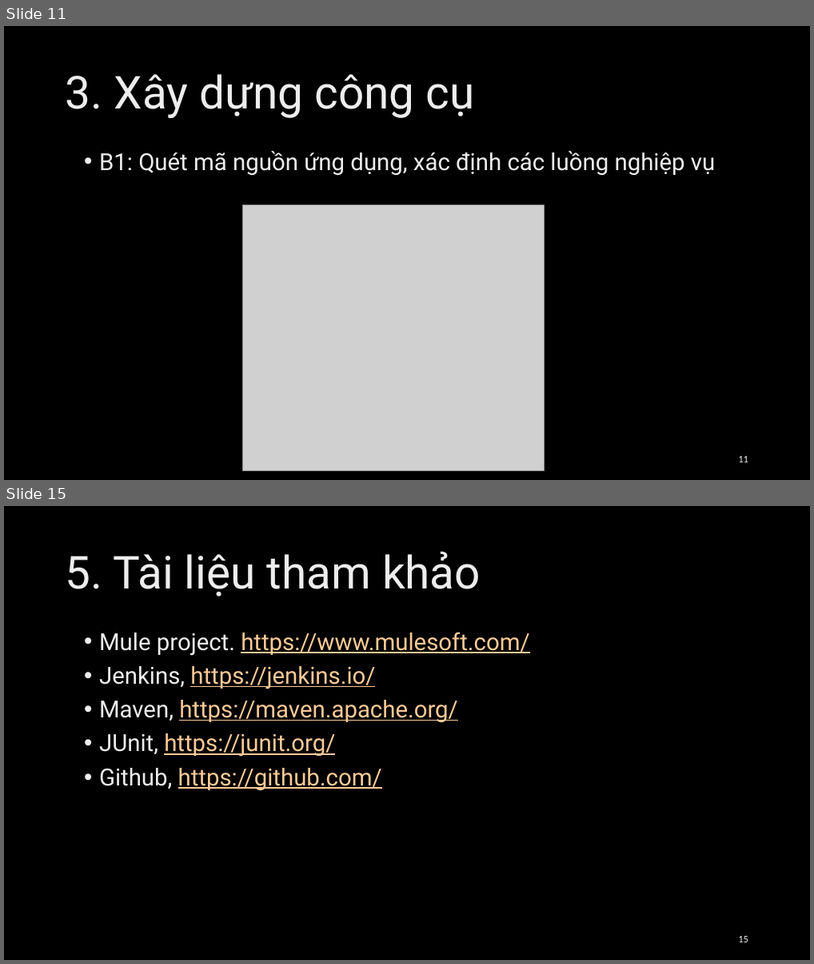
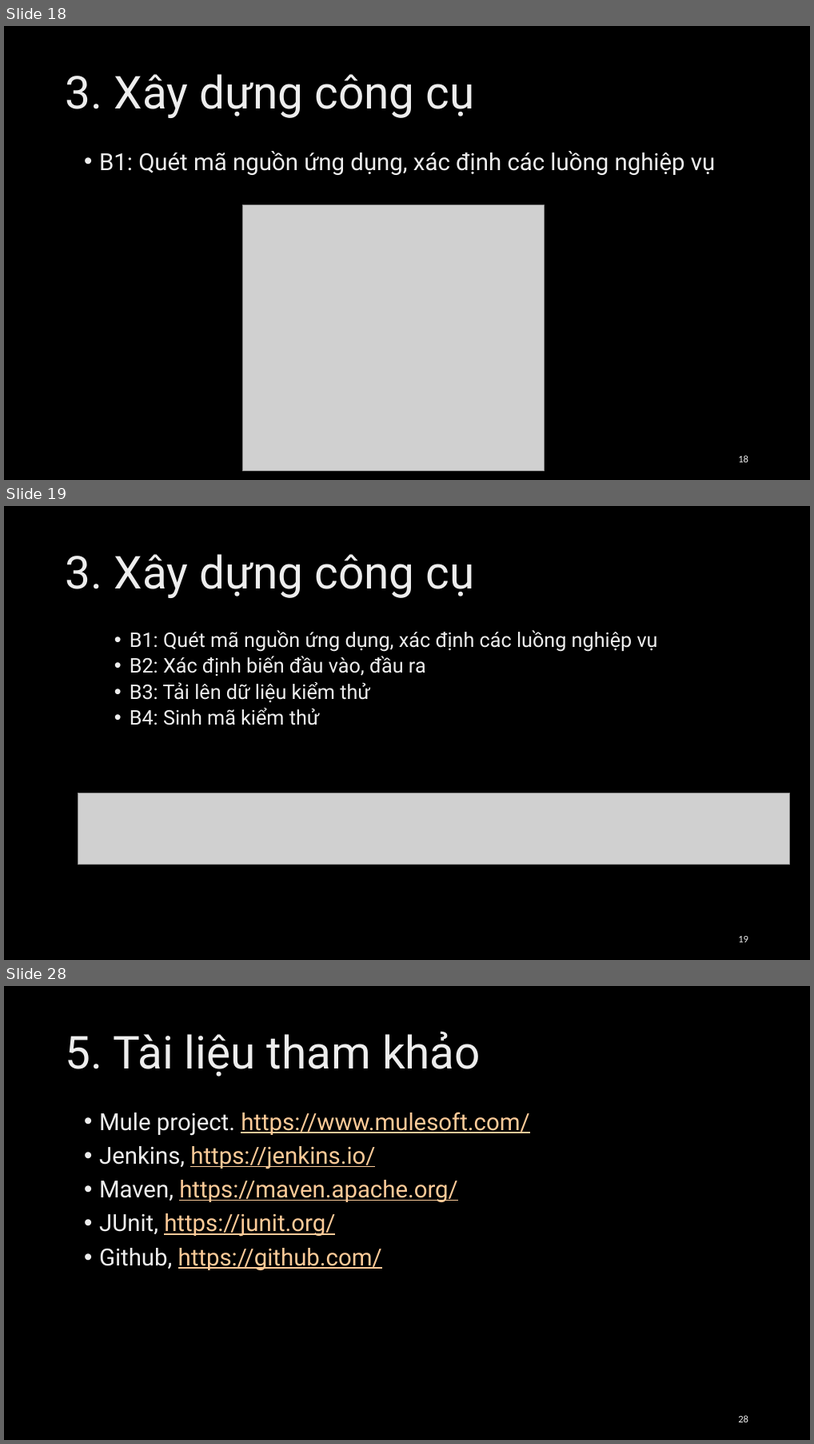
Before and after one commit to Loandt1/FuncTestGenerator, a slide deck: docs/Loandt_Presentation.pptx. Shown one above the other, each under a label of ours: slides 11 and 15 before the commit, slides 18, 19 and 28 after it; the slides between them are not shown. The pictures are 814x964 and 814x1444 pixels, drawn with LibreOffice and Linux fonts; fonts in the diff are those of the drawing; grey boxes stand for pictures; background and template pictures are left out. Boxes give left, top, right and bottom in pixels: in the first picture for what was removed or moved away, otherwise in the second. Text is boxed around its words. In the diff, an @@ line names an element or a change of style, - is before the commit and + after.

```diff
--- a/docs/Loandt_Presentation.pptx
+++ b/docs/Loandt_Presentation.pptx
@@ slide 19 added at box(4, 506, 810, 960), background picture (left out) @@
@@ title added at box(66, 554, 475, 598), 54 pt, text gradient #BFBFBF to #EDEDED to #FFFFFF @@
+3. Xây dựng công cụ
@@ text added at box(130, 630, 658, 725), 24 pt, text gradient #BFBFBF to #EDEDED to #FFFFFF @@
+  • B1: Quét mã nguồn ứng dụng, xác định các luồng nghiệp vụ
+  • B2: Xác định biến đầu vào, đầu ra
+  • B3: Tải lên dữ liệu kiểm thử
+  • B4: Sinh mã kiểm thử
@@ picture added at box(78, 792, 790, 864) @@
@@ page number added at box(738, 936, 749, 942), 12 pt, text gradient #9E9E9E to #EDEDED to #FFFFFF @@
+19
@@ what was slide 11 is now slide 18 @@
@@ page number at box(738, 455, 749, 462): text changed @@
-11
+18
@@ what was slide 15 is now slide 28 @@
@@ page number at box(738, 1415, 749, 1422): text changed @@
-15
+28
```
Also in this commit, not shown: 6 slides changed, 12 other slides added, 1 other file.
